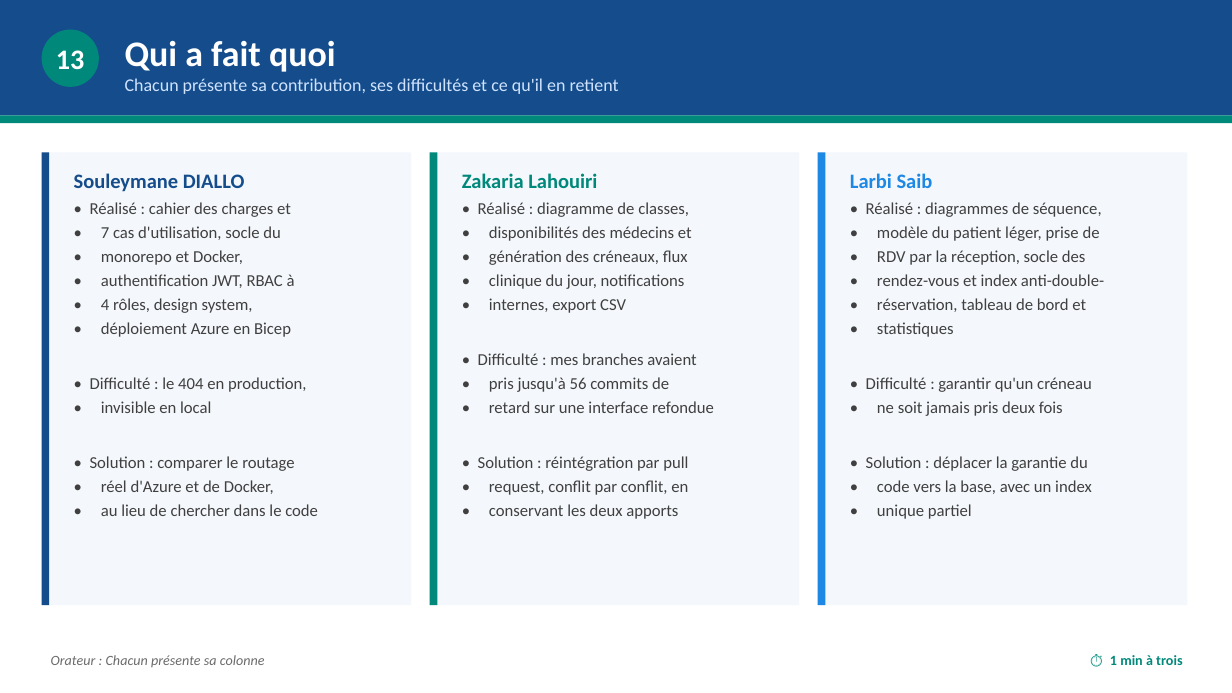
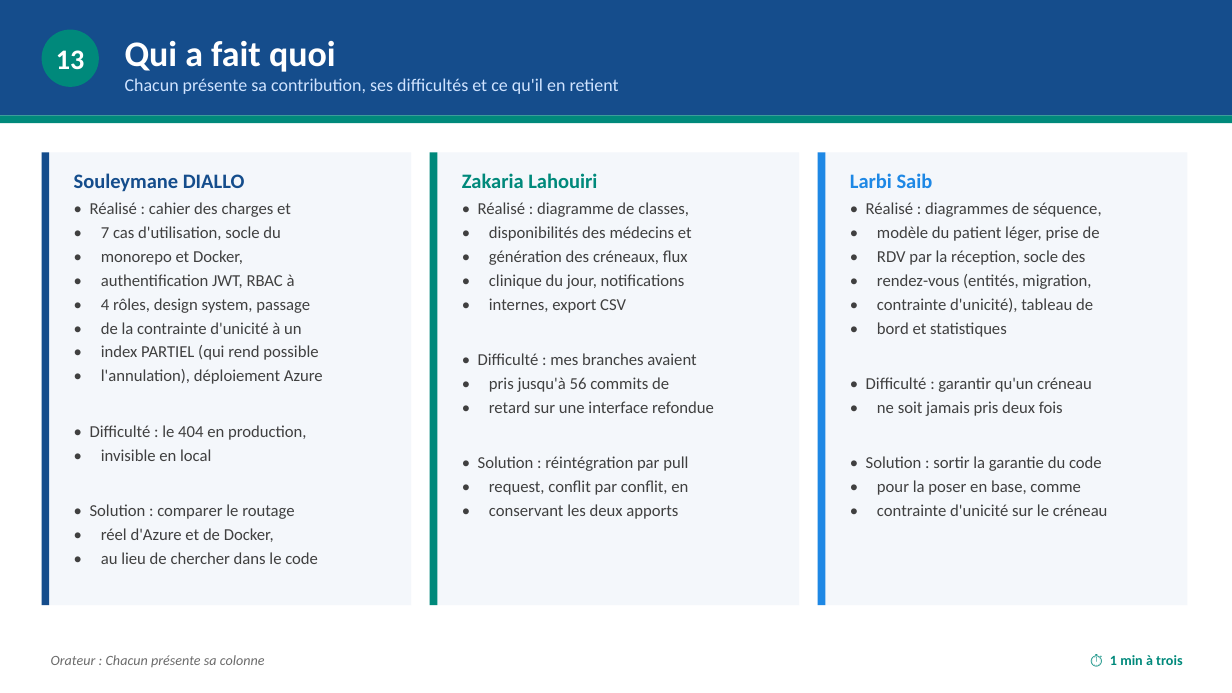
Before and after one commit to soultaka19/mediplan, a slide deck: slide 15 of docs/presentation/MediPlan-Presentation-Finale.pptx. Drawn at 1232x693 pixels with LibreOffice and Linux fonts; fonts in the diff are those of the drawing. Boxes give left, top, right and bottom in pixels: in the first picture for what was removed or moved away, otherwise in the second. Text is boxed around its words. In the diff, an @@ line names an element or a change of style, - is before the commit and + after.

```diff
--- a/docs/presentation/MediPlan-Presentation-Finale.pptx
+++ b/docs/presentation/MediPlan-Presentation-Finale.pptx
@@ text at (101,298,323,384): text changed @@
-• 4 rôles, design system,
-• déploiement Azure en Bicep
+• 4 rôles, design system, passage
+• de la contrainte d'unicité à un
+• index PARTIEL (qui rend possible
+• l'annulation), déploiement Azure
@@ text at (877,274,1093,337): text changed @@
-• rendez-vous et index anti-double-
-• réservation, tableau de bord et
-• statistiques
+• rendez-vous (entités, migration,
+• contrainte d'unicité), tableau de
+• bord et statistiques
@@ text at (866,456,1108,516): text changed @@
-• Solution : déplacer la garantie du
-• code vers la base, avec un index
-• unique partiel
+• Solution : sortir la garantie du code
+• pour la poser en base, comme
+• contrainte d'unicité sur le créneau
```
Also in this commit, not shown: 2 other slides changed, 4 other files.
